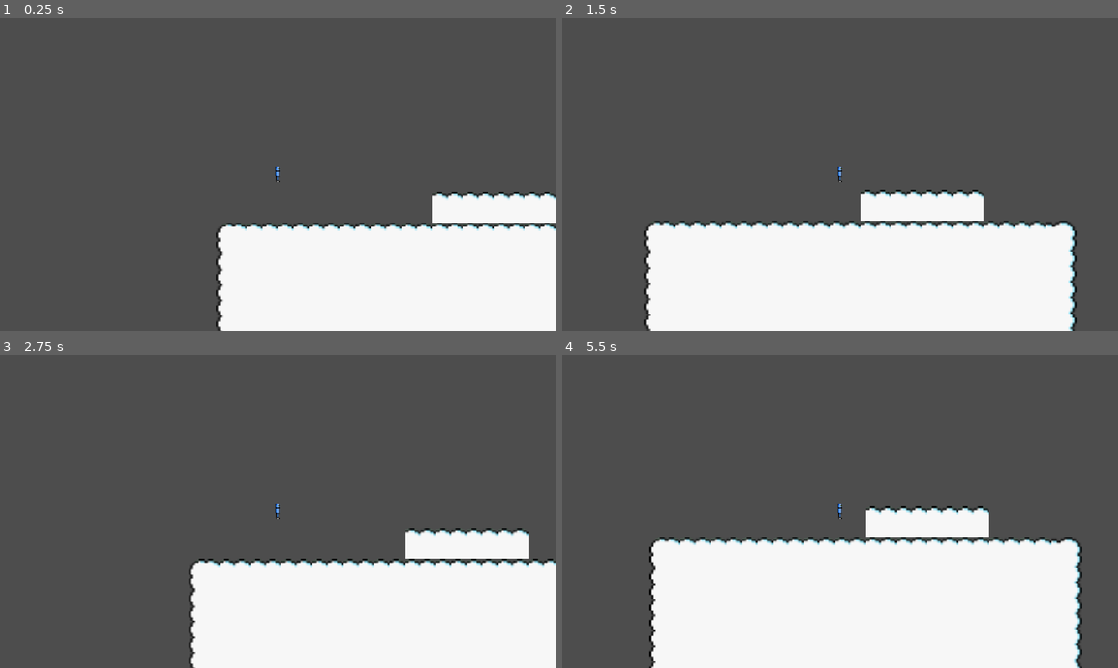
Above: before the commit, frames 1-4 (two rows, left to right).
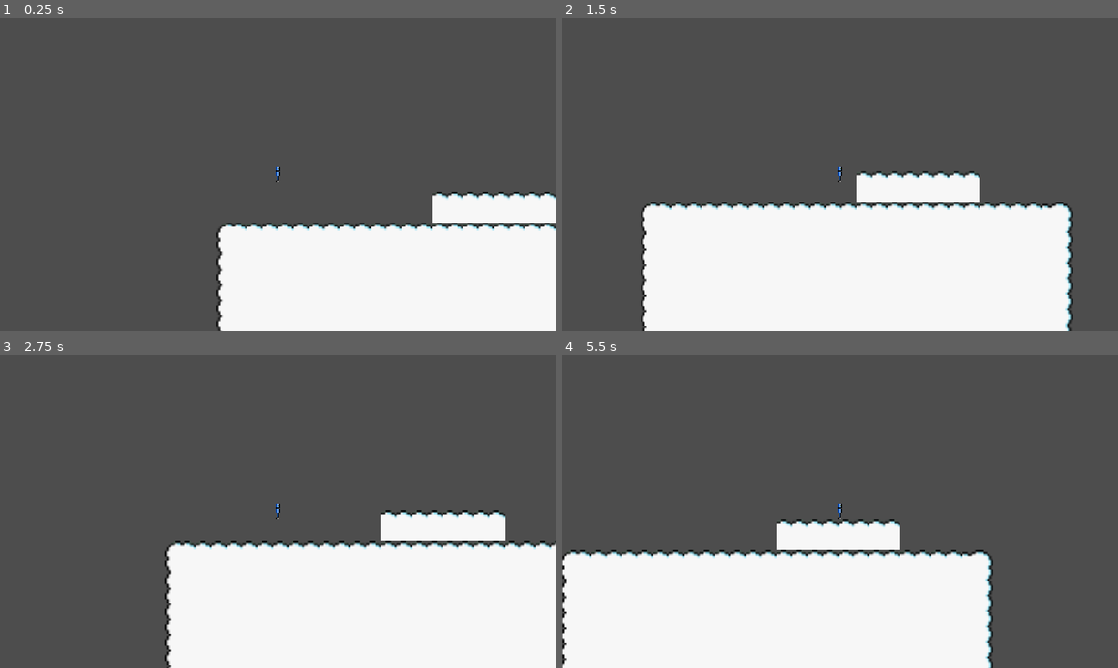
Above: after the commit, the same moments.

Repository: Milo-Griffiths/GameJam-Time
Game: Godot game, scene res://scenes/main.tscn
The game is run twice, just before and just after one commit, with the same random seed, the same clock (stepped at 60 frames per second) and the same inputs. The engine's default icon, where the game draws it, is replaced by a stand-in: a white triangle on a blue panel in a dark square.
Inputs:
- Up to frame 1 (0.25 s): no input
- Up to frame 2 (1.5 s): hold Right (right) from 0.53 s (still down); tap Up (up) at 0.77 s
- Up to frame 3 (2.75 s): tap Up (up) at 1.52 s; tap Enter at 2 s; release Right (right) at 2.03 s; hold A (left) from 2.03 s (still down)
- Up to frame 4 (5.5 s): release A (left) at 2.78 s; hold Right (right) 2.78-4.28 s; tap Up (up) at 3.02, 3.77, 4.52 s; hold A (left) 4.28-5.03 s; hold Right (right) from 5.03 s (still down)

The runs differ from the first frame. In frame 1, less than 0.1% of the frame differs, in the area x 49-51%, y 47-53%; in frame 2, 7.2%; in frame 3, 7.6%; in frame 4, 19%, in the area x 0-94%, y 47-100%.

Commit message:
Fixed details relating to player animations

Diff:
--- a/scenes/player.tscn
+++ b/scenes/player.tscn
@@ -151,26 +151,20 @@
 }]
 
 [sub_resource type="RectangleShape2D" id="RectangleShape2D_t1b08"]
-size = Vector2(32, 32)
-
-[sub_resource type="CircleShape2D" id="CircleShape2D_op1xx"]
-radius = 53.037724
+size = Vector2(9, 32)
 
 [node name="player" type="CharacterBody2D" unique_id=1097559639]
 collision_layer = 2
 script = ExtResource("1_g2els")
 
 [node name="AnimatedSprite2D" type="AnimatedSprite2D" parent="." unique_id=652721386]
+texture_filter = 1
 sprite_frames = SubResource("SpriteFrames_t1b08")
 animation = &"walking"
-frame_progress = 0.028074289
+frame_progress = 0.40088877
 
 [node name="CollisionShape2D" type="CollisionShape2D" parent="." unique_id=490317715]
+position = Vector2(-0.5, 0)
 shape = SubResource("RectangleShape2D_t1b08")
 
 [node name="Camera2D" type="Camera2D" parent="." unique_id=980265435]
-
-[node name="CollisionShape2D2" type="CollisionShape2D" parent="." unique_id=1527682166]
-shape = SubResource("CircleShape2D_op1xx")
-one_way_collision = true
-one_way_collision_margin = 5.0
